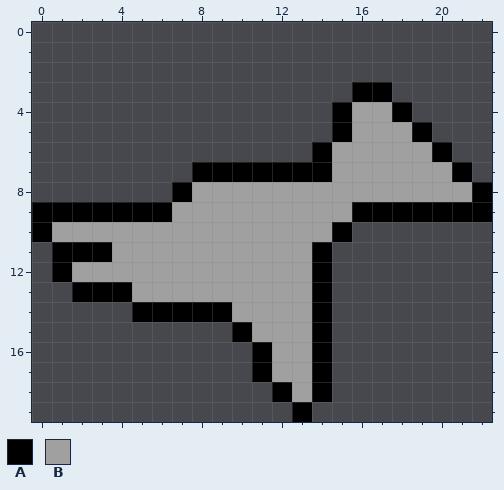
A pixel-art sprite gets an edit: floor/processor/images/Panto2019/Sky/pterodactyl_1.png. That is the earlier state.
The file is 23x20 pixels. Pixels under 10% opacity are left out. Colours within 5 levels of each other are drawn and written as one.
Palette (. is transparent): A #000000  B #a0a0a0
After:
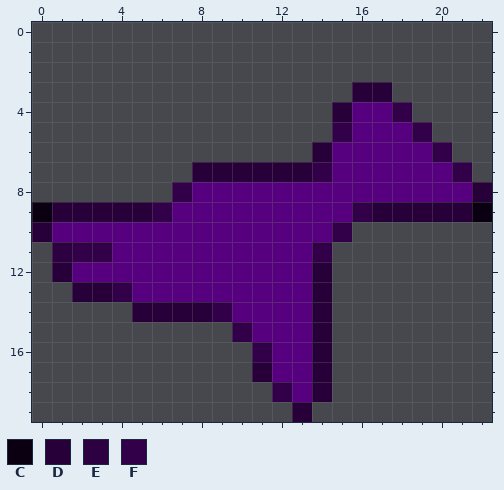
Colours new in this view: C #0b0011  D #270039  E #2d0042  F #310048
Difference:
colour B: #a0a0a0 -> #57007f
y 3: x 16..17 AA -> DD
y 4: x 15 A -> D; x 18 A -> F
y 5: x 15 A -> F; x 19 A -> F
y 6: x 14 A -> D; x 20 A -> F
y 7: x 8..14 AAAAAAA -> DDDDDDF; x 21 A -> F
y 8: x 7 A -> F; x 22 A -> D
y 9: x 0..6 AAAAAAA -> CDDDDDF; x 16..22 AAAAAAA -> FDDDDDC
y 10: x 0 A -> D; x 15 A -> F
y 11: x 1..3 AAA -> EFF; x 14 A -> F
y 12: x 1 A -> D; x 14 A -> D
y 13: x 2..4 AAA -> DDF; x 14 A -> D
y 14: x 5..9 AAAAA -> DDDDF; x 14 A -> D
y 15: x 10 A -> F; x 14 A -> D
y 16: x 11 A -> F; x 14 A -> D
y 17: x 11 A -> D; x 14 A -> D
y 18: x 12 A -> F; x 14 A -> D
y 19: x 13 A -> D
Changed places in both pictures, as pixel boxes (x1, y1, x2, y2):
changed: (32, 82, 492, 422)
